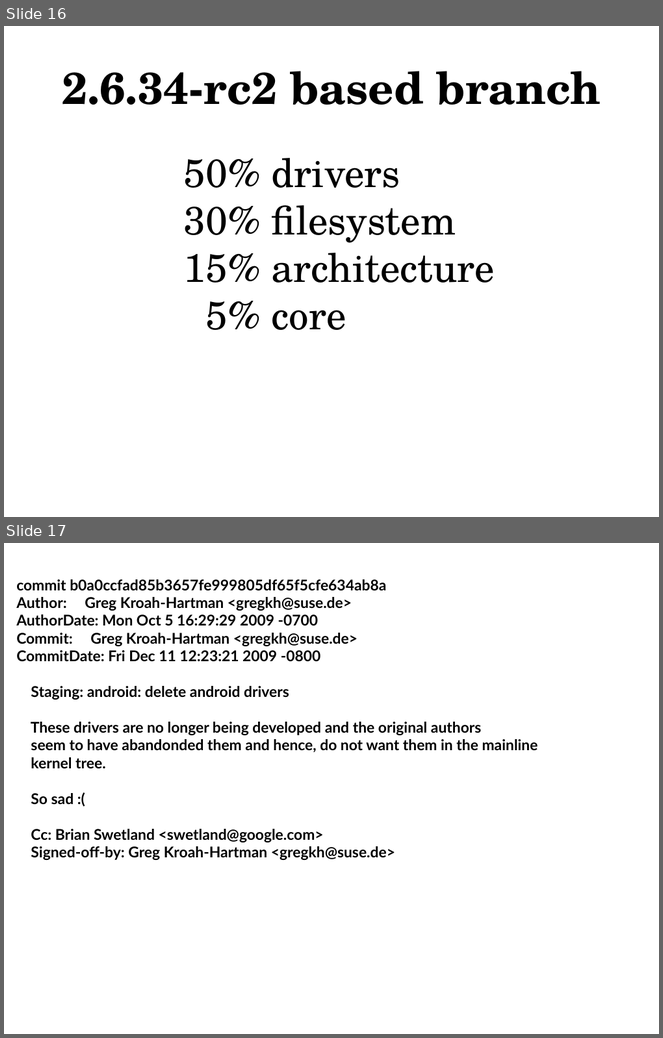
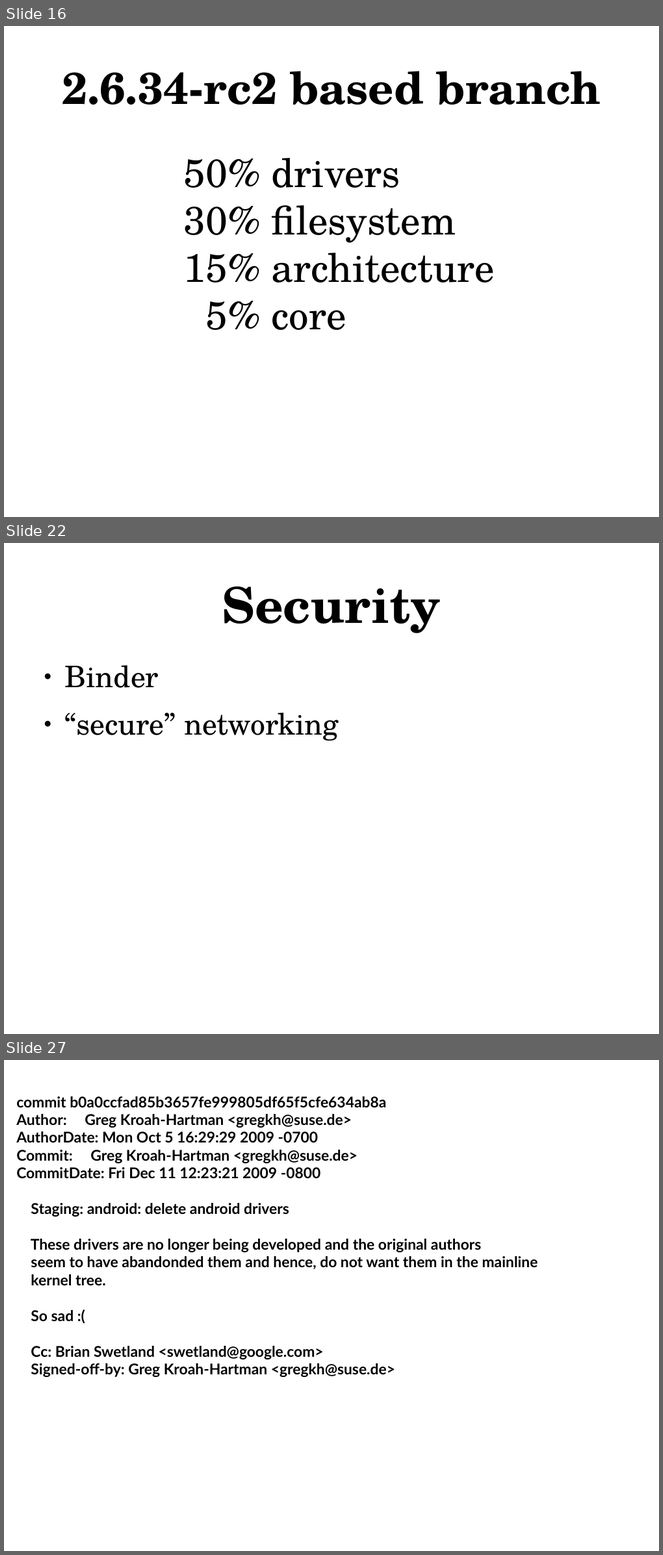
Before and after one commit to gregkh/android-presentation, a slide deck: android-kernel.odp. Shown one above the other, each under a label of ours: slides 16 and 17 before the commit, slides 16, 22 and 27 after it; the slides between them are not shown. The pictures are 663x1038 and 663x1555 pixels, drawn with LibreOffice and Linux fonts; fonts in the diff are those of the drawing. Boxes give left, top, right and bottom in pixels: in the first picture for what was removed or moved away, otherwise in the second. Text is boxed around its words. In the diff, an @@ line names an element or a change of style, - is before the commit and + after.

```diff
--- a/android-kernel.odp
+++ b/android-kernel.odp
@@ slide 22 added at (x1=4, y1=543, x2=659, y2=1034), background #FFFFFF @@
@@ title added at (x1=222, y1=587, x2=441, y2=633), 60 pt, text #000000, bold @@
+Security
@@ text added at (x1=65, y1=665, x2=339, y2=741), 36 pt, text #000000 @@
+● Binder
+● “secure” networking
@@ what was slide 17 is now slide 27 @@
```
Also in this commit, not shown: 9 other slides added.
